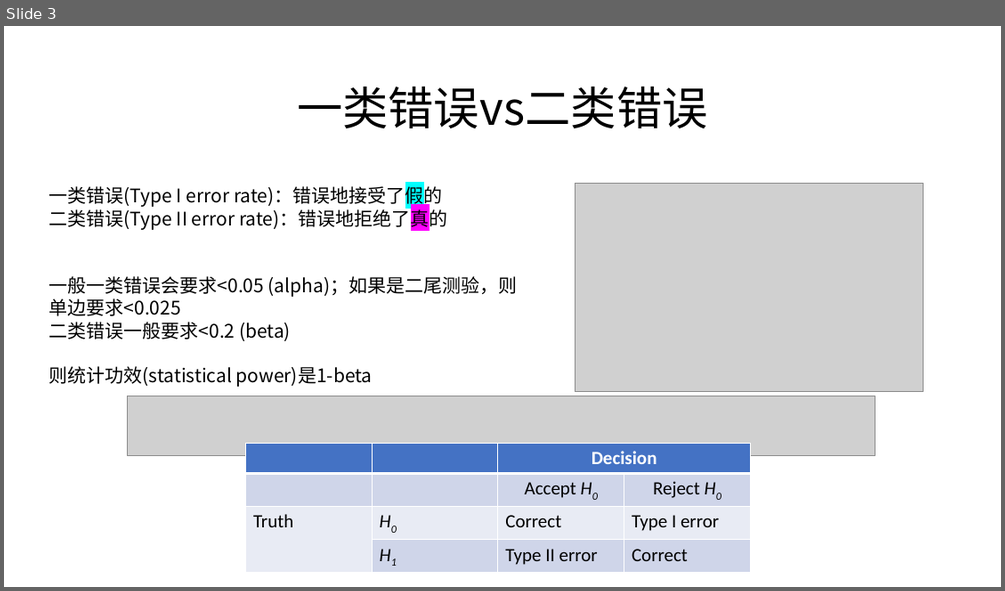
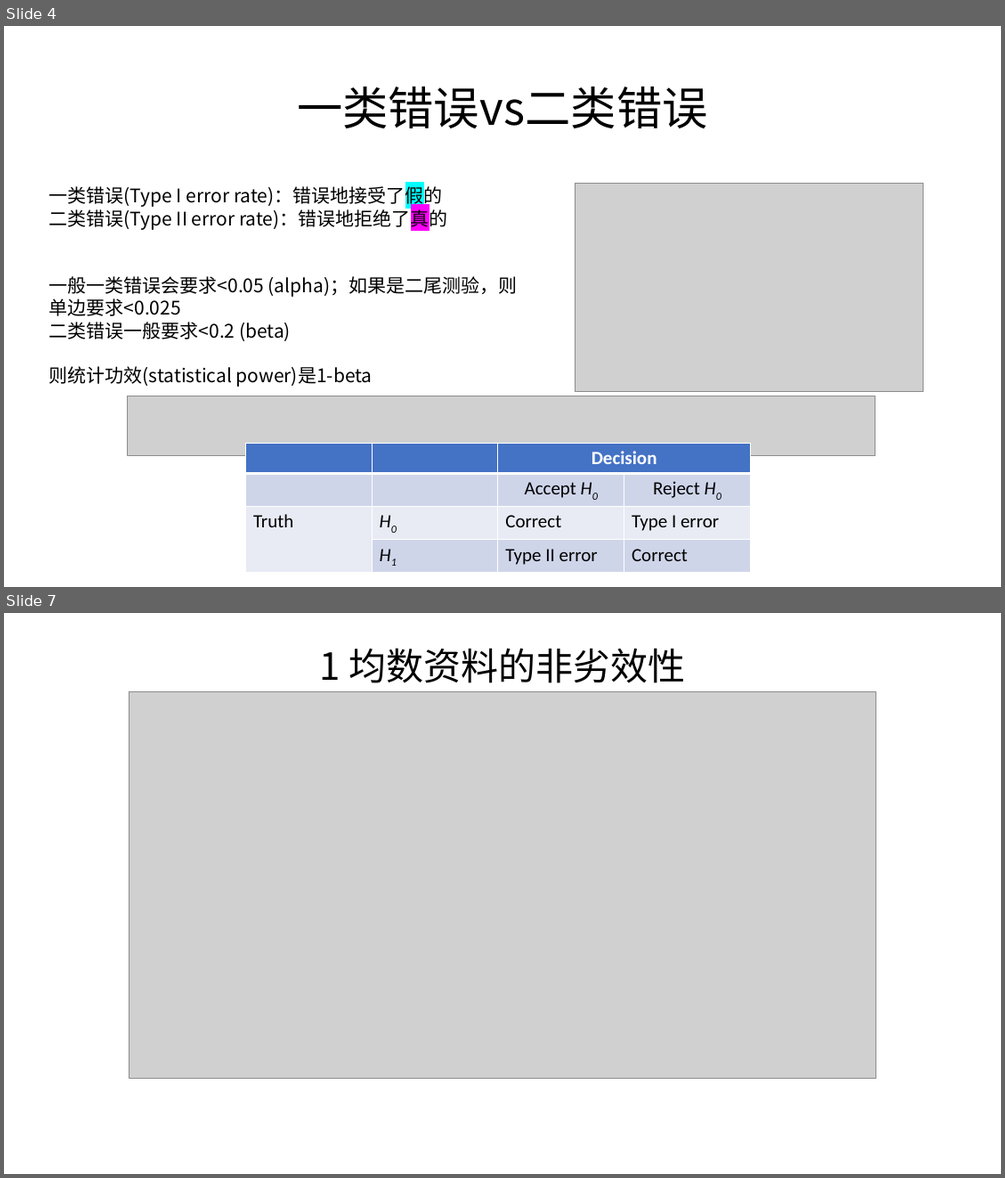
Before and after one commit to gc5k/Notes, a slide deck: Teach/ppt/HZMed_pw.pptx. Shown one above the other, each under a label of ours: slide 3 before the commit, slides 4 and 7 after it; the slides between them are not shown. The pictures are 1005x591 and 1005x1178 pixels, drawn with LibreOffice and Linux fonts; fonts in the diff are those of the drawing; grey boxes stand for pictures. Boxes give left, top, right and bottom in pixels: in the first picture for what was removed or moved away, otherwise in the second. Text is boxed around its words. In the diff, an @@ line names an element or a change of style, - is before the commit and + after.

```diff
--- a/Teach/ppt/HZMed_pw.pptx
+++ b/Teach/ppt/HZMed_pw.pptx
@@ slide 7 added at [4,613,1001,1174], background #FFFFFF @@
@@ title added at [320,648,685,683], 36 pt, text #000000 @@
+1 均数资料的非劣效性
@@ picture added at [129,691,877,1078] @@
@@ what was slide 3 is now slide 4 @@
```
Also in this commit, not shown: 2 slides changed, 8 other slides added, 3 slides removed, 6 other files.
